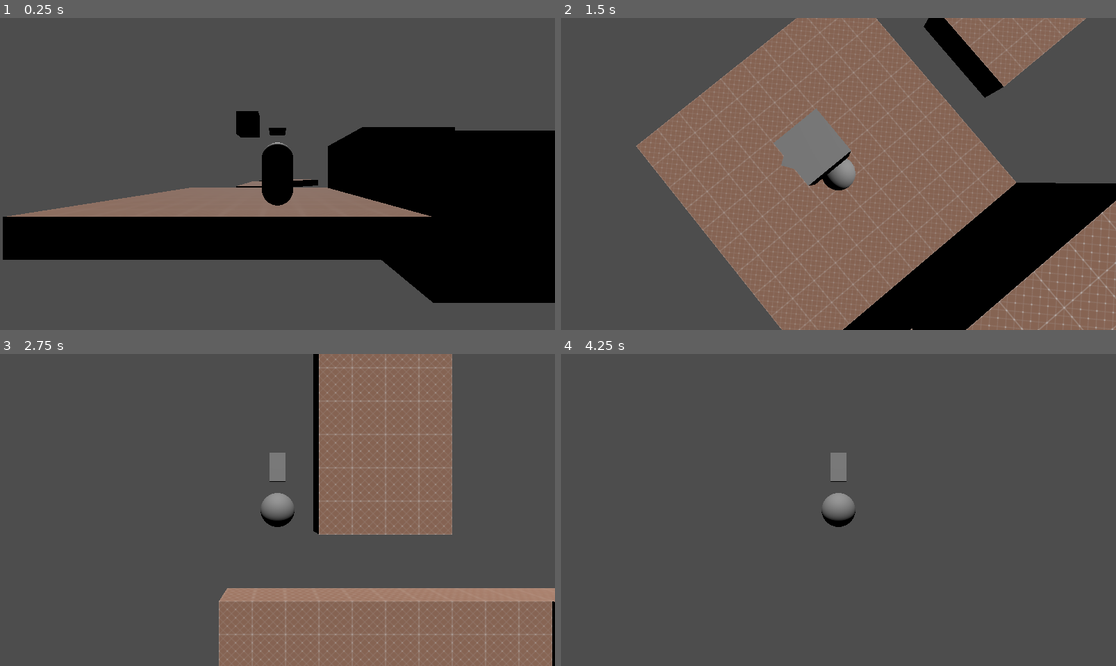
Above: before the commit, frames 1-4 (two rows, left to right).
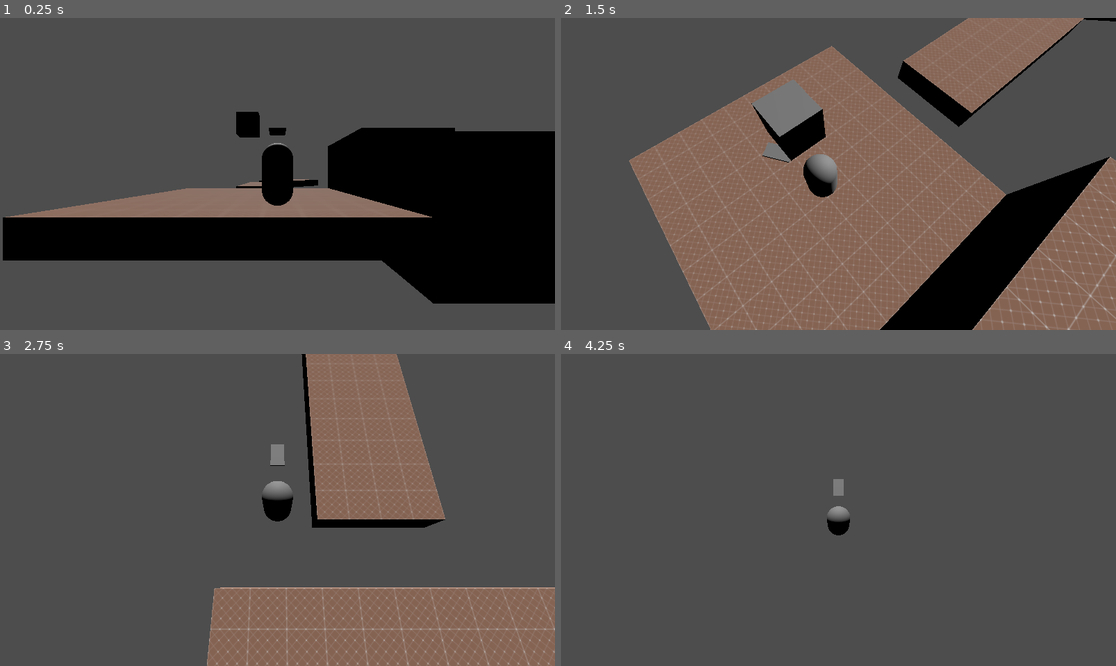
Above: after the commit, the same moments.

Repository: Nigel-Karunaratne/3DPlatformer_Godot4
Game: Godot game, scene res://level_scenes/test_level.tscn
Two runs of this game, one before a commit and one after it. Both use one fixed random seed, a clock stepped at 60 frames per second and the inputs below. The project has no main scene, so this scene is started directly.
Inputs (mouse positions are in pixels of both pictures, inside the frame that each line leads up to):
- Up to frame 1 (0.25 s): no input
- Up to frame 2 (1.5 s): tap Enter at 0.5 s; move the mouse to (866, 174) at 0.52 s; hold W (move_forward) from 0.53 s (still down); tap R at 0.6 s; tap Space (jump) at 0.77 s; move the mouse to (810, 174) at 1.27 s; tap T at 1.35 s
- Up to frame 3 (2.75 s): keep holding W (move_forward); tap Space (jump) at 1.52 s; move the mouse to (288, 503) at 2.02 s; tap R at 2.1 s
- Up to frame 4 (4.25 s): keep holding W (move_forward); move the mouse to (832, 516) at 2.77 s; tap T at 2.85 s; tap Space (jump) at 3.02, 3.77 s; move the mouse to (877, 513) at 3.52 s; tap R at 3.6 s; right-click (877, 513) at 4.15 s

The runs differ from the first frame. In frame 1, 0.6% of the frame differs, in the area x 0-100%, y 29-92%; in frame 2, 25%, in the area x 12-100%, y 0-100%; in frame 3, 11%; in frame 4, 0.7%.

Commit message:
Added the ability to reset the camera's y rotation
Also made the camera smoothly follow its target (player)

Diff:
--- a/project.godot
+++ b/project.godot
@@ -71,3 +71,9 @@
 "events": [Object(InputEventJoypadMotion,"resource_local_to_scene":false,"resource_name":"","device":-1,"axis":2,"axis_value":1.0,"script":null)
 ]
 }
+reset_camera={
+"deadzone": 0.5,
+"events": [Object(InputEventMouseButton,"resource_local_to_scene":false,"resource_name":"","device":-1,"window_id":0,"alt_pressed":false,"shift_pressed":false,"ctrl_pressed":false,"meta_pressed":false,"button_mask":2,"position":Vector2(428, 46),"global_position":Vector2(436, 130),"factor":1.0,"button_index":2,"canceled":false,"pressed":true,"double_click":false,"script":null)
+, Object(InputEventJoypadMotion,"resource_local_to_scene":false,"resource_name":"","device":-1,"axis":4,"axis_value":1.0,"script":null)
+]
+}
--- a/scripts/player_camera.gd
+++ b/scripts/player_camera.gd
@@ -21,6 +21,16 @@
 
 var offset = Vector3(0,1,0)
 
+# Smoothing Variables
+var smooth_speed = 15
+const SMOOTH_STOP_THRESHOLD = 0.01
+
+# Reset Camera Triggers
+var is_resetting_camera = false
+const RESET_SPEED = 6.5
+const RESET_ANGLE_THRESHOLD = 0.05
+var _reset_target_angle: float
+
 # Called when the node enters the scene tree for the first time.
 func _ready():
 	Input.set_mouse_mode(Input.MOUSE_MODE_CAPTURED)
@@ -35,10 +45,11 @@
 	if event is InputEventMouseMotion:
 		# print(event.relative)
 
-		rotation_degrees.x += (event.relative.y * MOUSE_LOOK_H_SPEED) * (-1 if mouse_invert_look_h else 1)
-		rotation_degrees.y += (event.relative.x * MOUSE_LOOK_V_SPEED) * (-1 if mouse_invert_look_v else 1)
-		# rotation_degrees.x = clamp(rotation_degrees.x, -90, 30)
-		# rotation_degrees.y = wrapf(rotation_degrees.y, 0, 360)
+		if not is_resetting_camera:
+			rotation_degrees.x += (event.relative.y * MOUSE_LOOK_H_SPEED) * (-1 if mouse_invert_look_h else 1)
+			rotation_degrees.y += (event.relative.x * MOUSE_LOOK_V_SPEED) * (-1 if mouse_invert_look_v else 1)
+			# rotation_degrees.x = clamp(rotation_degrees.x, -90, 30)
+			# rotation_degrees.y = wrapf(rotation_degrees.y, 0, 360)
 		pass
 
 	# Toggle Mouse Cursor
@@ -60,16 +71,37 @@
 func _process(delta):
 	# Smooth move to Player Location
 	if player != null:
-		position = position.move_toward(player.position + offset, CAMERA_SPEED)
+		var distance = (player.position + offset) - position
+		# print(distance.length())
+		if distance.length() > SMOOTH_STOP_THRESHOLD:
+			# position = position.move_toward(player.position + offset, CAMERA_SPEED) # LINEAR MOTION
+			position += distance * smooth_speed * delta
+
+		# Reset Camera Rotation
+		if Input.is_action_just_pressed("reset_camera"):
+			# rotation.y = player.rotation.y
+			is_resetting_camera = true
+			_reset_target_angle = player.rotation.y
+
+		if is_resetting_camera == true:
+			rotation.y = lerp_angle(rotation.y, _reset_target_angle, delta * RESET_SPEED) # Rotate
+			var angle_delta = abs(fposmod(_reset_target_angle - rotation.y + PI, PI*2) - PI) # Get Difference between angles
+			if (angle_delta < RESET_ANGLE_THRESHOLD):
+				is_resetting_camera = false
+			pass
+
+
+
 
 	# Controller Input
 	var look_h = Input.get_axis("look_left", "look_right") * (-1 if controller_invert_look_h else 1)
 	var look_v = Input.get_axis("look_down", "look_up") * (-1 if controller_invert_look_v else 1)
 
 	#Rotate Camera
-	rotation_degrees.x -= look_v * delta * CONTROLLER_LOOK_V_SPEED
-	rotation_degrees.y -= look_h * delta * CONTROLLER_LOOK_H_SPEED
-	rotation_degrees.x = clamp(rotation_degrees.x, -90, 30)
+	if not is_resetting_camera:
+		rotation_degrees.x -= look_v * delta * CONTROLLER_LOOK_V_SPEED
+		rotation_degrees.y -= look_h * delta * CONTROLLER_LOOK_H_SPEED
+	rotation_degrees.x = clamp(rotation_degrees.x, -70, 30)
 	rotation_degrees.y = wrapf(rotation_degrees.y, 0, 360)
 	# rotate(Vector3.UP, look_h * delta * CONTROLLER_LOOK_H_SPEED)
 	# rotate_object_local(Vector3.RIGHT, look_v * delta * CONTROLLER_LOOK_V_SPEED)
